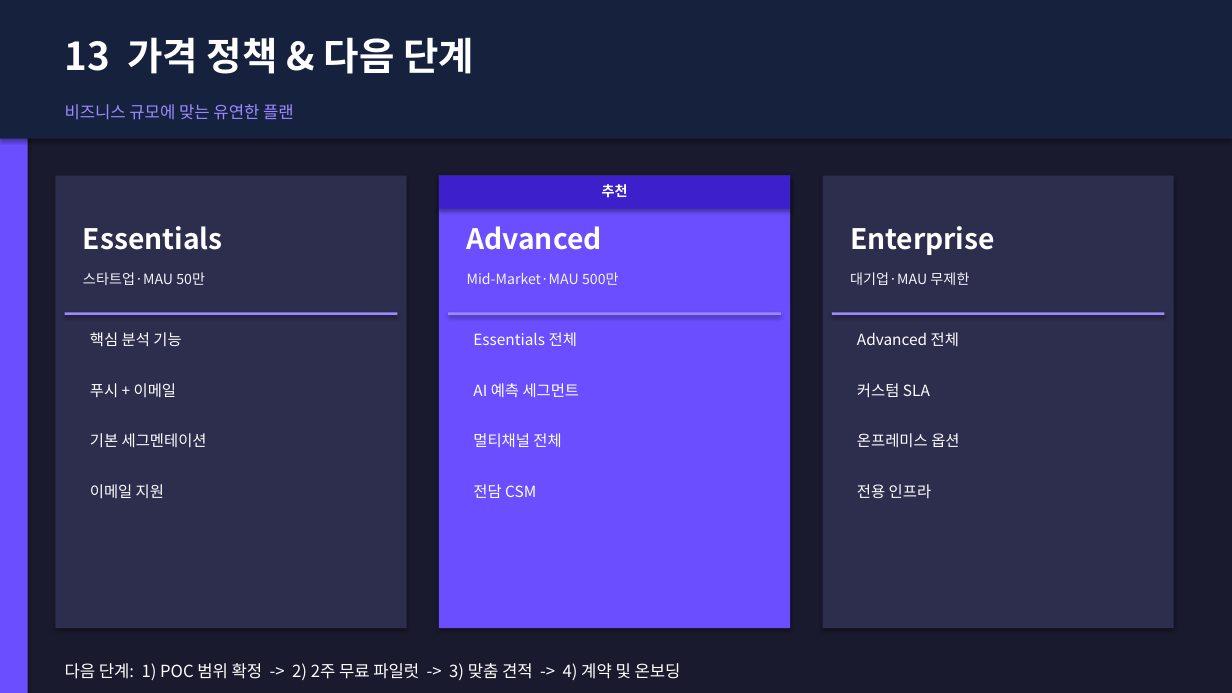
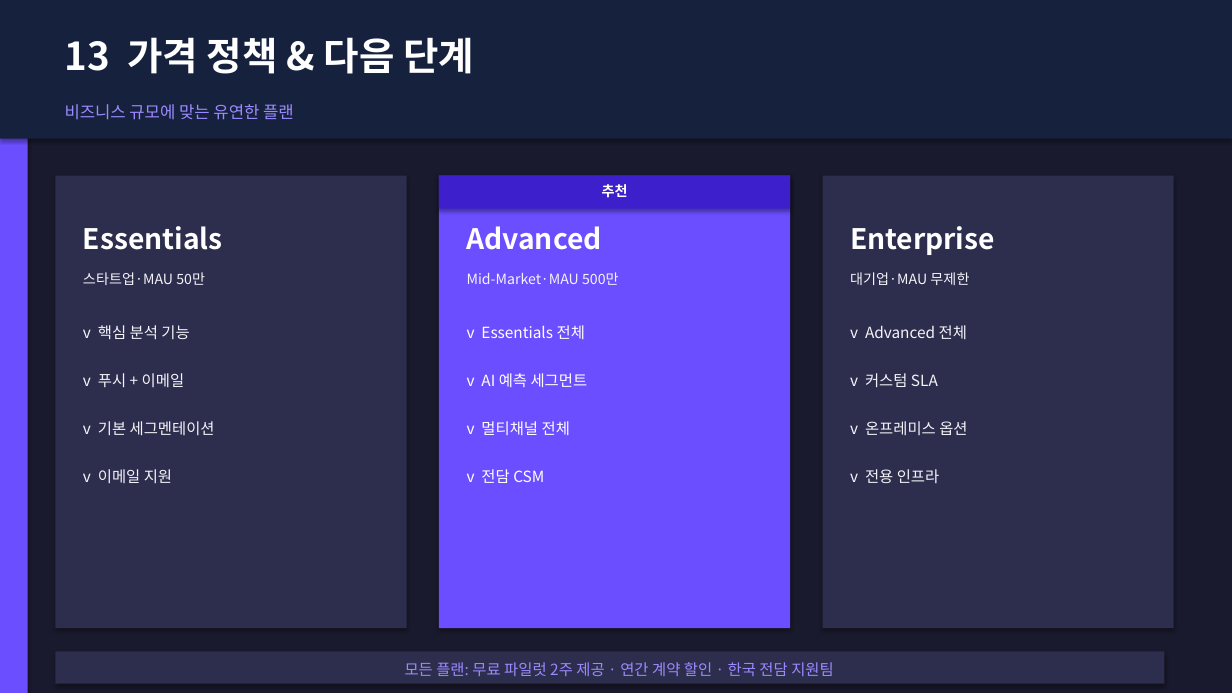
Before and after one commit to redskio/pepper, a slide deck: slide 15 of output/clevertap_proposal_kr_v5.pptx. Drawn at 1232x693 pixels with LibreOffice and Linux fonts; fonts in the diff are those of the drawing. Boxes give left, top, right and bottom in pixels: in the first picture for what was removed or moved away, otherwise in the second. Text is boxed around its words. In the diff, an @@ line names an element or a change of style, - is before the commit and + after.

```diff
--- a/output/clevertap_proposal_kr_v5.pptx
+++ b/output/clevertap_proposal_kr_v5.pptx
@@ rectangle removed at <box>65,312,397,315</box> @@
@@ text at <box>83,325,189,339</box>: text changed; text colour #FFFFFF to #F4F4F8 @@
-핵심 분석 기능
+v 핵심 분석 기능
@@ rectangle removed at <box>448,312,781,315</box> @@
@@ text at <box>467,325,585,339</box>: text changed @@
-Essentials 전체
+v Essentials 전체
@@ rectangle removed at <box>832,312,1165,315</box> @@
@@ text at <box>850,325,967,339</box>: text changed; text colour #FFFFFF to #F4F4F8 @@
-Advanced 전체
+v Advanced 전체
@@ text at <box>83,373,184,388</box>: text changed; text colour #FFFFFF to #F4F4F8 @@
-푸시 + 이메일
+v 푸시 + 이메일
@@ text at <box>467,373,588,387</box>: text changed @@
-AI 예측 세그먼트
+v AI 예측 세그먼트
@@ text at <box>850,373,938,387</box>: text changed; text colour #FFFFFF to #F4F4F8 @@
-커스텀 SLA
+v 커스텀 SLA
@@ text at <box>83,421,215,435</box>: text changed; text colour #FFFFFF to #F4F4F8 @@
-기본 세그멘테이션
+v 기본 세그멘테이션
@@ text at <box>467,421,570,435</box>: text changed @@
-멀티채널 전체
+v 멀티채널 전체
@@ text at <box>850,421,967,435</box>: text changed; text colour #FFFFFF to #F4F4F8 @@
-온프레미스 옵션
+v 온프레미스 옵션
@@ text at <box>83,469,172,483</box>: text changed; text colour #FFFFFF to #F4F4F8 @@
-이메일 지원
+v 이메일 지원
@@ text at <box>467,469,544,483</box>: text changed @@
-전담 CSM
+v 전담 CSM
@@ text at <box>850,469,939,483</box>: text changed; text colour #FFFFFF to #F4F4F8 @@
-전용 인프라
+v 전용 인프라
@@ rectangle added at <box>55,652,1165,684</box>, fill #2D2D4E @@
@@ text at <box>405,662,834,676</box>: text changed; size 13 to 12 pt; text colour #FFFFFF to #9B8AFF @@
-다음 단계: 1) POC 범위 확정 -> 2) 2주 무료 파일럿 -> 3) 맞춤 견적 -> 4) 계약 및 온보딩
+모든 플랜: 무료 파일럿 2주 제공 · 연간 계약 할인 · 한국 전담 지원팀
```
Also in this commit, not shown: 11 other slides changed, 1 other file.
